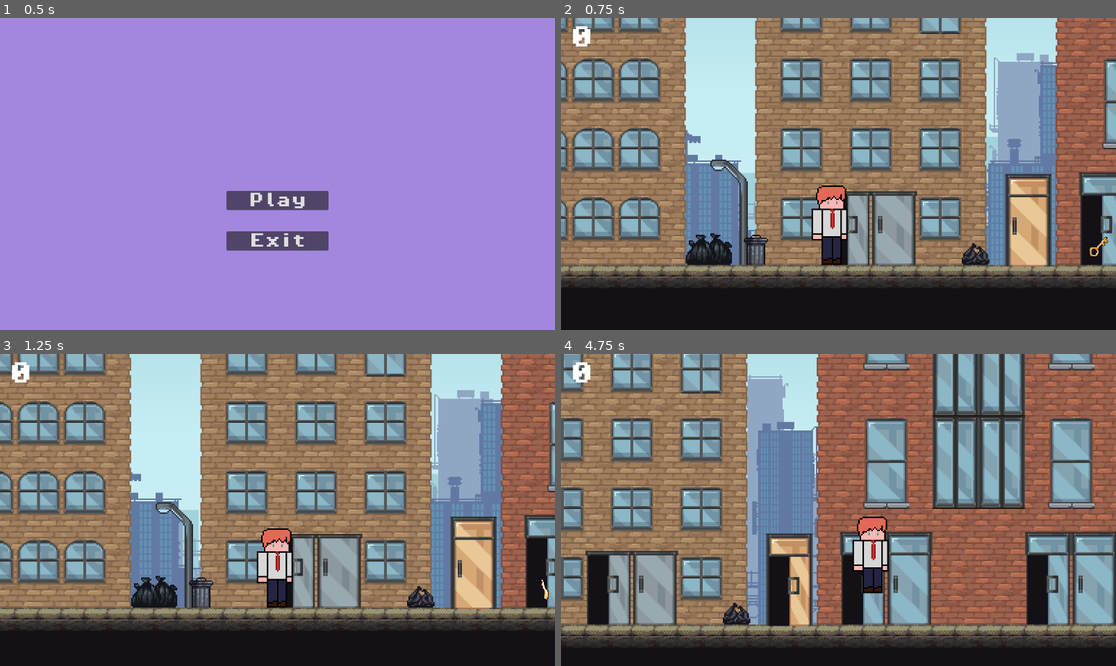
Above: before the commit, frames 1-4 (two rows, left to right).
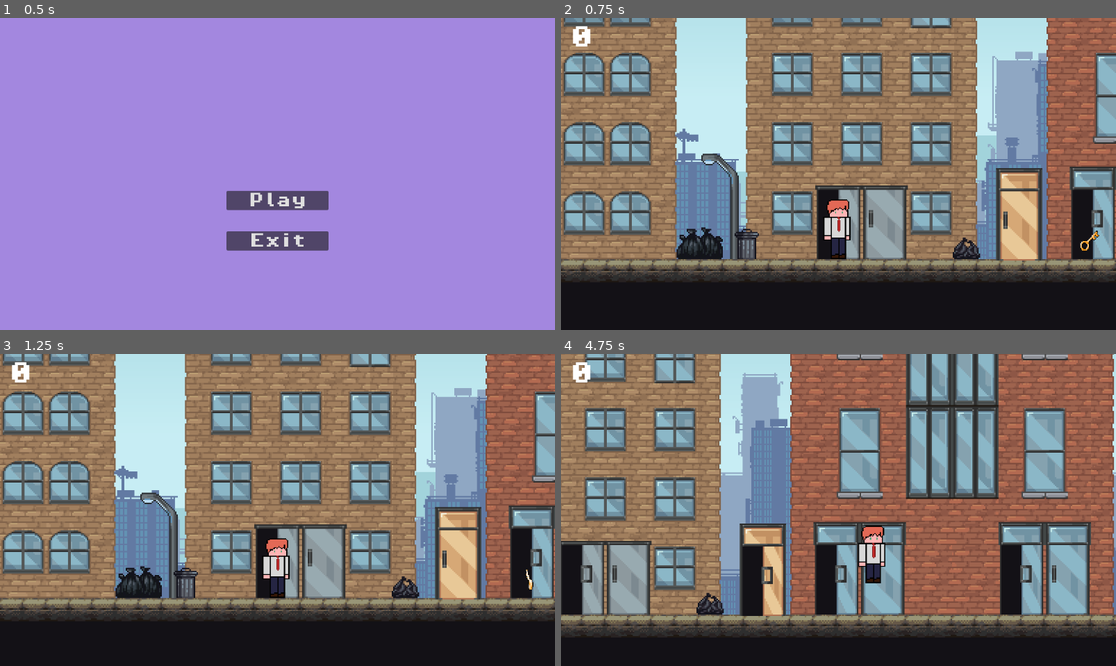
Above: after the commit, the same moments.

Repository: naziae23/brackeys-game-jam-2026
Game: Godot game, scene res://scenes/main.tscn
The game is run twice, just before and just after one commit, with the same random seed, the same clock (stepped at 60 frames per second) and the same inputs.
Inputs:
- Up to frame 1 (0.5 s): no input
- Up to frame 2 (0.75 s): click "Play" at 0.5 s
- Up to frame 3 (1.25 s): no input
- Up to frame 4 (4.75 s): hold D (move_right) 1.28-2.78 s; tap Space (dash) at 1.35, 2.85, 4.35 s; tap W (move_up) at 1.52, 2.27, 3.77, 4.52 s; tap Shift (glide) at 2.1, 3.6 s; hold A (move_left) 2.78-3.53 s; hold D (move_right) from 3.53 s (still down)

Frame 1 is identical in both runs. In frame 2, 42% of the frame differs, in the area x 0-100%, y 0-87%; in frame 3, 58%; in frame 4, 70%, in the area x 0-100%, y 0-94%.

Commit message:
made guy slightly smaller

Diff:
--- a/scenes/player.tscn
+++ b/scenes/player.tscn
@@ -167,6 +167,7 @@
 
 [node name="Player" type="CharacterBody2D" unique_id=854190572]
 z_index = 5
+scale = Vector2(0.75, 0.75)
 collision_layer = 2
 script = ExtResource("1_g2els")
 
@@ -178,6 +179,7 @@
 process_material = SubResource("ParticleProcessMaterial_qhqgy")
 
 [node name="AnimatedSprite2D" type="AnimatedSprite2D" parent="." unique_id=526876156]
+texture_filter = 1
 sprite_frames = SubResource("SpriteFrames_nsdob")
 animation = &"glide"
 autoplay = "idle"
